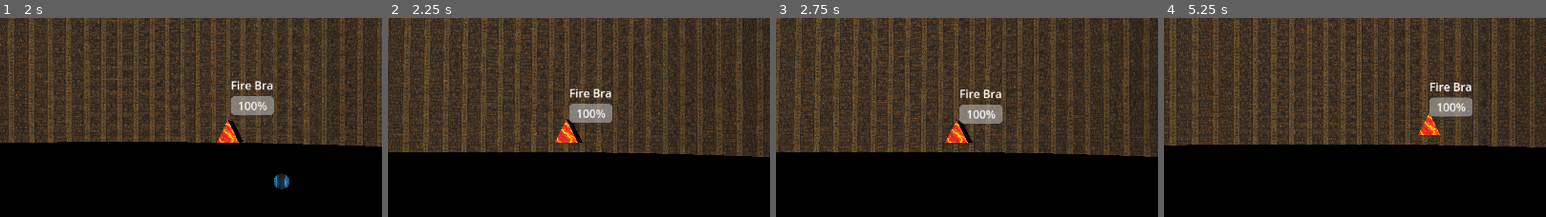
Above: before the commit, frames 1-4 (left to right).
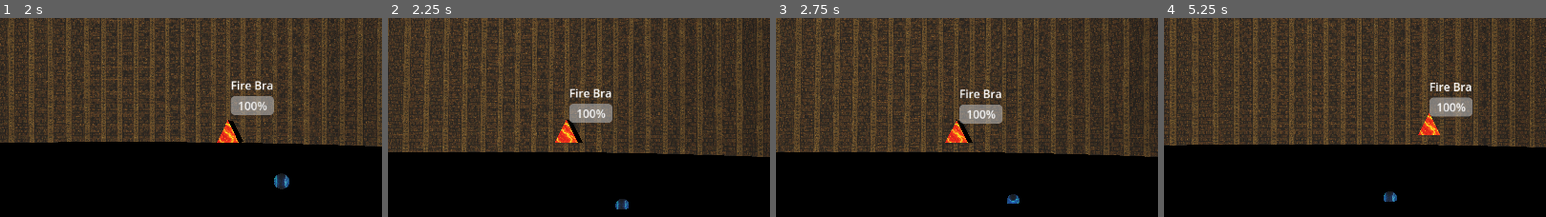
Above: after the commit, the same moments.

Repository: tharpm95/orb_thrower
Game: Godot game, scene res://worlds/level_1.tscn
The game is run twice, just before and just after one commit, with the same random seed, the same clock (stepped at 60 frames per second) and the same inputs.
Inputs (mouse positions are % of the whole screen's width and height, from its top left):
- Up to frame 1 (2 s): move the mouse to (55, 63) at 0.52 s; hold A (A) 0.53-1.28 s; tap D (D) at 0.8, 1.35 s; move the mouse to (45, 64) at 1.27 s; click (45, 64) at 1.55 s
- Up to frame 2 (2.25 s): move the mouse to (52, 62) at 2.02 s; press the mouse at (52, 62) at 2.03 s
- Up to frame 3 (2.75 s): tap S (S) at 2.3 s
- Up to frame 4 (5.25 s): move the mouse to (49, 66) at 2.77 s; release the mouse at (49, 66) at 2.78 s; tap S (S) at 2.85 s; tap A (A) at 3.05 s; move the mouse to (57, 65) at 3.52 s; hold A (A) 3.53-4.28 s; tap D (D) at 3.8, 4.35 s; move the mouse to (42, 62) at 4.27 s; click (42, 62) at 4.55 s; move the mouse to (51, 64) at 5.02 s; press the mouse at (51, 64) at 5.03 s
The pictures show only the part of the screen within x 13-63%, y 35-85%; the shares and areas given below are measured in that part.

Frame 1 is identical in both runs. In frame 2, 0.2% of the frame differs, in the area x 59-63%, y 90-97%; in frame 3, 0.1%; in frame 4, 0.2%.

Commit message:
Continuous collision detection

Diff:
--- a/scenes/items/orb.tscn
+++ b/scenes/items/orb.tscn
@@ -13,10 +13,13 @@
 [node name="Node3D" type="Node3D"]
 
 [node name="RigidBody3D" type="RigidBody3D" parent="."]
-collision_layer = 8388608
-collision_mask = 8388608
+collision_layer = 8388611
+collision_mask = 8388611
+continuous_cd = true
 
 [node name="Area3D" type="Area3D" parent="RigidBody3D"]
+collision_layer = 3
+collision_mask = 3
 script = ExtResource("1_s6cab")
 
 [node name="MeshInstance3D" type="MeshInstance3D" parent="RigidBody3D/Area3D"]
@@ -26,7 +29,6 @@
 surface_material_override/0 = SubResource("StandardMaterial3D_p0kfk")
 
 [node name="CollisionShape3D" type="CollisionShape3D" parent="RigidBody3D/Area3D"]
-transform = Transform3D(0.2, 0, 0, 0, 0.2, 0, 0, 0, 0.2, 0, 0, 0)
 shape = SubResource("SphereShape3D_28xq2")
 
 [node name="MeshInstance3D" type="MeshInstance3D" parent="RigidBody3D"]
@@ -34,3 +36,7 @@
 mesh = SubResource("SphereMesh_btahu")
 skeleton = NodePath("../../RigidBody3D")
 surface_material_override/0 = SubResource("StandardMaterial3D_p0kfk")
+
+[node name="CollisionShape3D" type="CollisionShape3D" parent="RigidBody3D"]
+transform = Transform3D(0.1, 0, 0, 0, 0.1, 0, 0, 0, 0.1, 0, 0, 0)
+shape = SubResource("SphereShape3D_28xq2")
--- a/scripts/movement.gd
+++ b/scripts/movement.gd
@@ -123,8 +123,8 @@
 			var launch_force = BASE_LAUNCH_FORCE + (charge_time / MAX_CHARGE_TIME) * (MAX_LAUNCH_FORCE - BASE_LAUNCH_FORCE)
 			sphere_rigidbody.apply_impulse(camera_forward * launch_force)
 
-			# Connect the sphere's `sphere_hit` signal to a handler
-			sphere_instance.get_node("RigidBody3D/Area3D").connect("sphere_hit", Callable(self, "_on_sphere_hit"))
+			# Connect the sphere's `sphere_hit` signal to a handler with the sphere instance as additional argument
+			sphere_instance.get_node("RigidBody3D/Area3D").connect("sphere_hit", Callable(self, "_on_sphere_hit").bind(sphere_instance))
 
 			# Set timer to remove the sphere after its lifetime
 			var sphere_timer = Timer.new()
@@ -138,9 +138,11 @@
 				sphere_instance.queue_free()
 			)
 
-func _on_sphere_hit():
+func _on_sphere_hit(sphere_instance):
 	print("Being information acquired")
 	increase_qubits_count()
+	if sphere_instance:
+		sphere_instance.queue_free()
 
 func increase_qubits_count():
 	# Increase qubits count and update display
